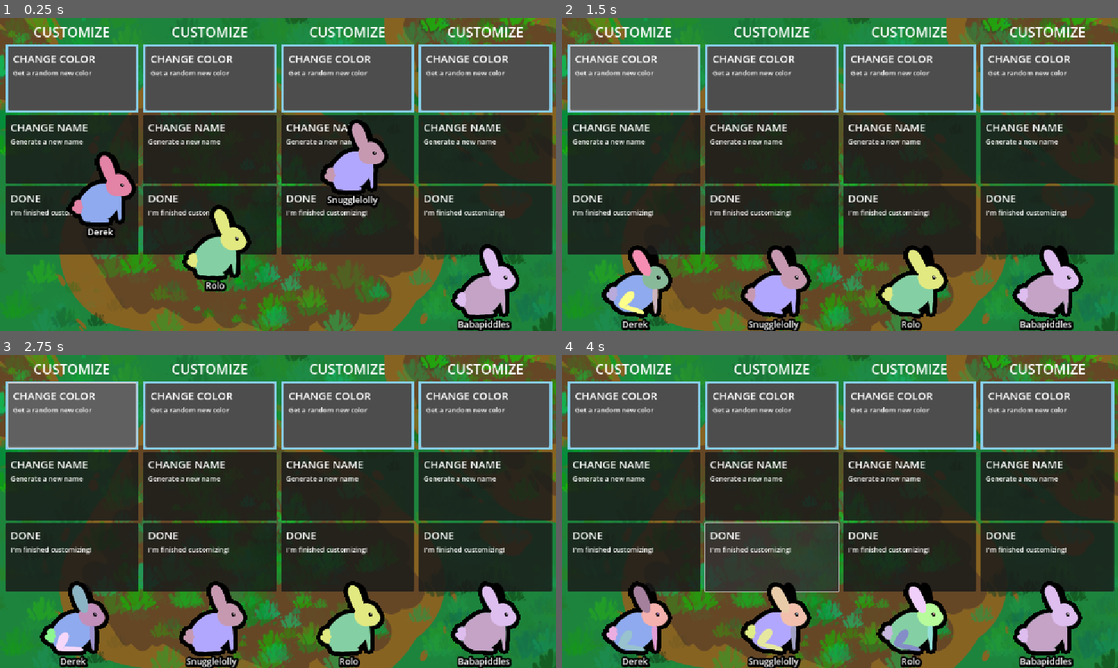
Above: before the commit, frames 1-4 (two rows, left to right).
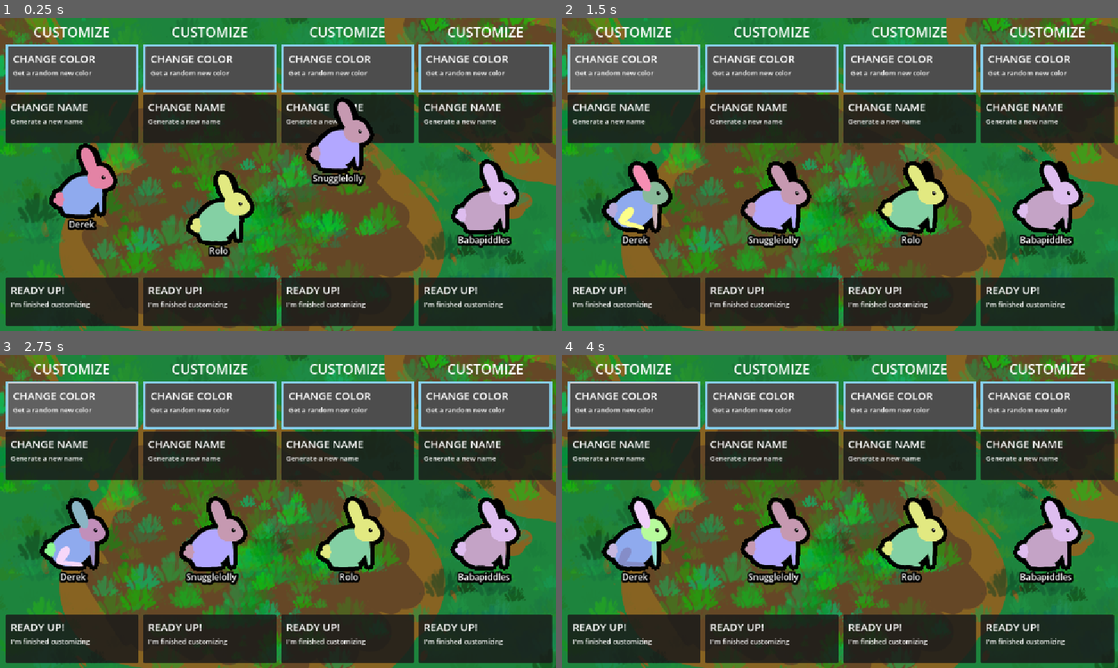
Above: after the commit, the same moments.

Repository: Galitie/tm2
Game: Godot game, scene res://test_scene.tscn
Same seed, same stepped clock (60 frames per second), same inputs: the game is played once before the commit and once after it. Sound files missing from this copy of the repository are replaced by a short silence.
Inputs (mouse positions are in pixels of both pictures, inside the frame that each line leads up to):
- Up to frame 1 (0.25 s): no input
- Up to frame 2 (1.5 s): click (634, 77) at 0.52 s; click (634, 77) at 1.27 s
- Up to frame 3 (2.75 s): click (72, 414) at 2.02 s
- Up to frame 4 (4 s): tap Enter (ui_accept) at 2.75, 3.02, 3.77 s; move the mouse to (962, 495) at 2.77 s; click (962, 495) at 2.92 s; move the mouse to (728, 527) at 3.52 s; click (728, 527) at 3.67 s

The runs differ from the first frame. In frame 1, 59% of the frame differs, in the area x 1-100%, y 22-100%; in frame 2, 60%; in frame 3, 60%; in frame 4, 60%, in the area x 1-100%, y 8-100%.

Commit message:
Tweaked customize menu

Diff:
--- a/UI/player_customize_panel.gd
+++ b/UI/player_customize_panel.gd
@@ -25,8 +25,8 @@
 			new_stylebox_normal.border_color = Color.SKY_BLUE
 			new_stylebox_normal.bg_color = Color.WEB_GRAY
 			not_finished_customizing.emit(player)
-			done_text.text = "DONE"
-			done_description.text = "I'm finished customizing!!"
+			done_text.text = "READY UP!"
+			done_description.text = "I'm finished customizing"
 			disabled = false
 			current_user_position_in_button_array = 0
 			button = button_array[current_user_position_in_button_array]
--- a/UI/player_customize_panel.tscn
+++ b/UI/player_customize_panel.tscn
@@ -33,7 +33,6 @@
 custom_minimum_size = Vector2(100, 100)
 layout_mode = 2
 size_flags_horizontal = 3
-size_flags_vertical = 3
 theme = ExtResource("2_j53iu")
 
 [node name="CardInfo" type="Button" parent="VBoxContainer/Custom1"]
@@ -80,7 +79,6 @@
 custom_minimum_size = Vector2(100, 100)
 layout_mode = 2
 size_flags_horizontal = 3
-size_flags_vertical = 3
 theme = ExtResource("2_j53iu")
 
 [node name="CardInfo" type="Button" parent="VBoxContainer/Custom2"]
@@ -121,11 +119,14 @@
 text = "Generate a new name"
 autowrap_mode = 3
 
+[node name="Dude Window" type="MarginContainer" parent="VBoxContainer"]
+layout_mode = 2
+size_flags_vertical = 3
+
 [node name="Done" type="PanelContainer" parent="VBoxContainer"]
 custom_minimum_size = Vector2(100, 100)
 layout_mode = 2
 size_flags_horizontal = 3
-size_flags_vertical = 3
 theme = ExtResource("2_j53iu")
 
 [node name="CardInfo" type="Button" parent="VBoxContainer/Done"]
@@ -157,18 +158,14 @@
 layout_mode = 2
 theme = ExtResource("2_j53iu")
 theme_override_font_sizes/font_size = 22
-text = "DONE"
+text = "READY UP!"
 autowrap_mode = 2
 
 [node name="Description" type="Label" parent="VBoxContainer/Done/CardInfo/MarginContainer/VBoxContainer/TitleDescription"]
 layout_mode = 2
 theme_override_font_sizes/font_size = 14
-text = "I'm finished customizing!"
+text = "I'm finished customizing"
 autowrap_mode = 3
-
-[node name="Dude Window" type="MarginContainer" parent="VBoxContainer"]
-layout_mode = 2
-size_flags_vertical = 3
 
 [connection signal="pressed" from="VBoxContainer/Custom1/CardInfo" to="." method="_on_button_pressed" binds= [0]]
 [connection signal="pressed" from="VBoxContainer/Custom2/CardInfo" to="." method="_on_button_pressed" binds= [0]]
--- a/main.gd
+++ b/main.gd
@@ -213,8 +213,8 @@
 	for player in players:
 		var monster = player.get_node("Monster")
 		monster.move_name_upgrade()
-		var upgrade_pos = player.get_node("UpgradePos")
-		monster.target_point = upgrade_pos.global_position
+		var customize_pos = player.get_node("CustomizePos")
+		monster.target_point = customize_pos.global_position
 		monster.state_machine.transition_state("upgradestart")
 
 
--- a/test_scene.tscn
+++ b/test_scene.tscn
@@ -64,6 +64,10 @@
 position = Vector2(262, 192)
 player = NodePath("..")
 
+[node name="CustomizePos" type="Node2D" parent="Player1"]
+position = Vector2(149, 400)
+metadata/_edit_lock_ = true
+
 [node name="UpgradePos" type="Node2D" parent="Player1"]
 position = Vector2(149, 575)
 metadata/_edit_lock_ = true
@@ -80,6 +84,10 @@
 position = Vector2(878, 185)
 player = NodePath("..")
 
+[node name="CustomizePos" type="Node2D" parent="Player2"]
+position = Vector2(436, 400)
+metadata/_edit_lock_ = true
+
 [node name="UpgradePos" type="Node2D" parent="Player2"]
 position = Vector2(436, 575)
 metadata/_edit_lock_ = true
@@ -100,6 +108,10 @@
 position = Vector2(720, 575)
 metadata/_edit_lock_ = true
 
+[node name="CustomizePos" type="Node2D" parent="Player3"]
+position = Vector2(720, 400)
+metadata/_edit_lock_ = true
+
 [node name="FightPos" type="Node2D" parent="Player3"]
 position = Vector2(240, 427)
 metadata/_edit_lock_ = true
@@ -114,6 +126,10 @@
 
 [node name="UpgradePos" type="Node2D" parent="Player4"]
 position = Vector2(1000, 575)
+metadata/_edit_lock_ = true
+
+[node name="CustomizePos" type="Node2D" parent="Player4"]
+position = Vector2(1000, 400)
 metadata/_edit_lock_ = true
 
 [node name="FightPos" type="Node2D" parent="Player4"]
